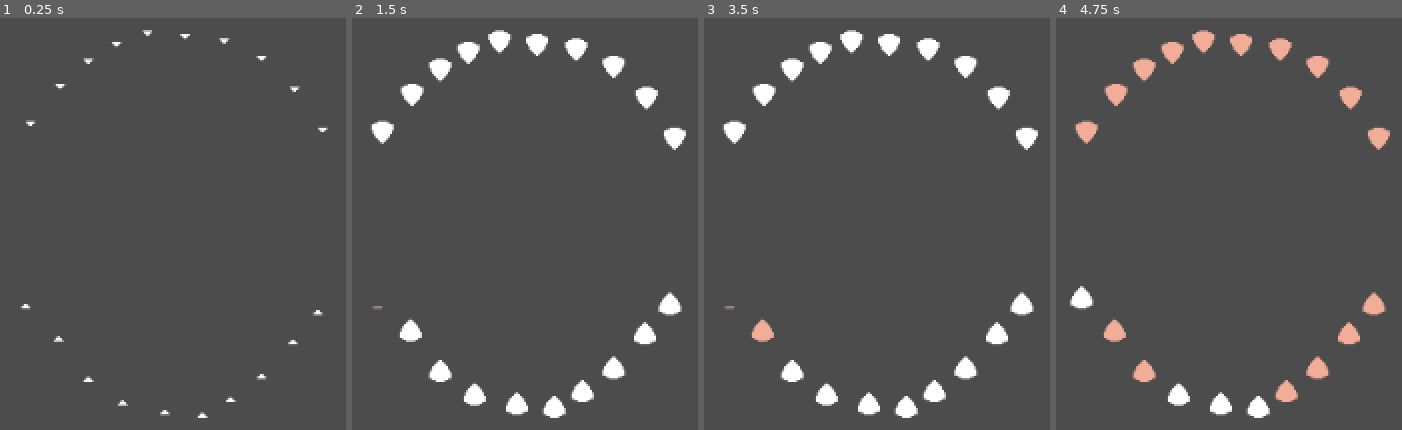
Above: before the commit, frames 1-4 (left to right).
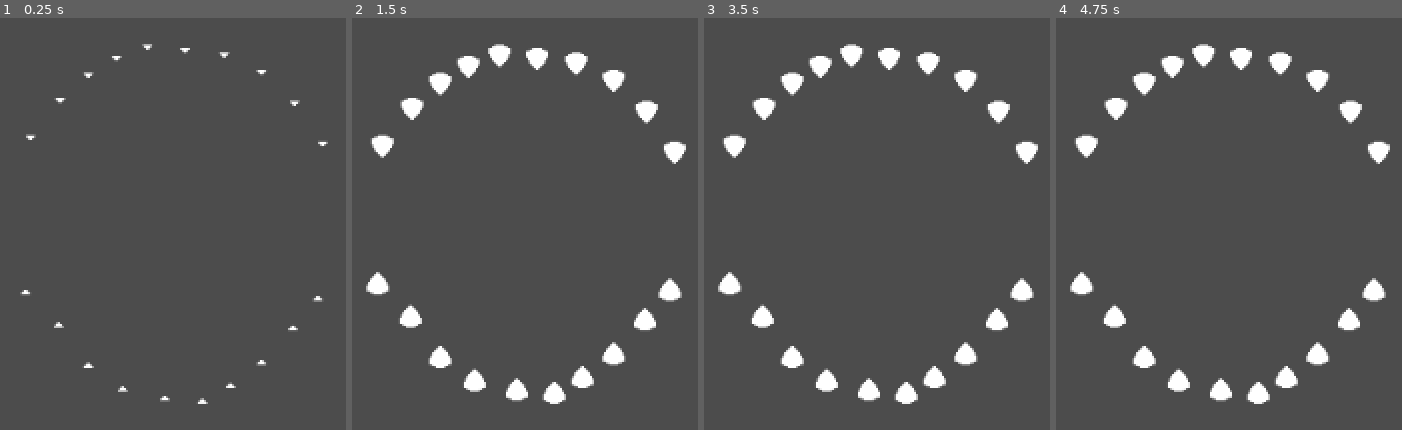
Above: after the commit, the same moments.

Repository: dojeda1/SharkTooth
Game: Godot game, scene res://World.tscn
Same seed, same stepped clock (60 frames per second), same inputs: the game is played once before the commit and once after it.
Inputs (mouse positions are in pixels of both pictures, inside the frame that each line leads up to):
- Up to frame 1 (0.25 s): no input
- Up to frame 2 (1.5 s): move the mouse to (376, 298) at 0.52 s; click (376, 298) at 0.6 s; tap Enter at 1.25 s; move the mouse to (410, 331) at 1.27 s; click (410, 331) at 1.35 s
- Up to frame 3 (3.5 s): tap Space at 2 s; move the mouse to (793, 372) at 2.02 s; click (793, 372) at 2.1 s; tap Enter at 2.75 s; move the mouse to (825, 397) at 2.77 s; click (825, 397) at 2.85 s
- Up to frame 4 (4.75 s): tap Space at 3.5 s; move the mouse to (1222, 405) at 3.52 s; click (1222, 405) at 3.6 s; move the mouse to (1256, 409) at 4.27 s; click (1256, 409) at 4.35 s

The runs differ from the first frame. In frame 1, 1.2% of the frame differs, in the area x 5-95%, y 2-98%; in frame 2, 8.6%; in frame 3, 8.6%; in frame 4, 9.2%, in the area x 4-97%, y 2-98%.

Commit message:
now need to hold down mouse to clean teeth.

Diff:
--- /dev/null
+++ b/State.gd
@@ -0,0 +1,23 @@
+extends Node
+
+
+var gadget = 'brush'
+var bad_teeth = 0
+
+var score = 0
+
+# Called when the node enters the scene tree for the first time.
+func _ready():
+  pass # Replace with function body.
+
+func add_bad_teeth(amount):
+  bad_teeth += amount
+  print('bad_teeth:' + str(bad_teeth))
+
+func sub_bad_teeth(amount):
+  bad_teeth -= amount
+  print('bad_teeth:' + str(bad_teeth))
+
+# Called every frame. 'delta' is the elapsed time since the previous frame.
+#func _process(delta):
+#  pass
--- a/Tooth.gd
+++ b/Tooth.gd
@@ -5,26 +5,38 @@
 # var a = 2
 # var b = "text"
 export var is_dead = false
+export var is_dirty = false
+var is_active = false
 export var state = "empty"
 
 onready var ap = $"%AnimationPlayer"
+onready var wiggle_ap = $"%WiggleAnimationPlayer"
+onready var init_rot_timer = $"%InitRotTimer"
 onready var rot_timer = $"%RotTimer"
-
+onready var brush_timer = $"%BrushTimer"
+onready var pull_timer = $"%PullTImer"
 
 # Called when the node enters the scene tree for the first time.
 func _ready():
+  wiggle_ap.play("idle")
   next_state()
   pass # Replace with function body.
 
 
 # Called every frame. 'delta' is the elapsed time since the previous frame.
 #func _process(delta):
-#  pass
+#  if (Input.is_action_just_released("mouse_click")):
+#    reset_tooth()
+func init_rot():
+  init_rot_timer.start(0)
 
 func grow():
   ap.play("grow")
 
 func idle():
+  is_dirty = false
+  init_rot()
+  rot_timer.stop()
   ap.play("idle")
 
 func empty():
@@ -32,43 +44,64 @@
   ap.play("empty")
 
 func dirty_1():
+  is_dirty = true
   ap.play("dirty_1")
 
 func dirty_2():
+  is_dirty = true
   ap.play("dirty_2")
 
 func dirty_3():
+  is_dirty = true
   ap.play("dirty_3")
 
 func rotted():
   is_dead = true
   rot_timer.stop()
+  State.add_bad_teeth(1)
   ap.play("rotted")
 
 func remove():
+  is_dead = false
+  State.sub_bad_teeth(1)
   ap.play("remove")
 
-func _on_Tooth_input_event(viewport, event, shape_idx):
-    if (event is InputEventMouseButton && event.pressed):
-        print("Clicked " + self.name + " dead:" + str(is_dead))
-        if !is_dead:
-          clean_tooth()
-        else:
-          pull_tooth()
+func attempt_clean():
+    if !is_dead:
+      begin_brush()
+    else:
+      begin_pull()
 
+func reset_tooth():
+  wiggle_ap.play("idle")
+  pull_timer.stop()
+  brush_timer.stop()
+  rot_timer.start(0)
 
 func clean_tooth():
-  state = 'idle'
-  rot_timer.start(0)
-  idle()
+  if is_active:
+    attempt_clean()
+  else:
+    if state == "idle":
+      rot_timer.start(0)
+    else:
+      init_rot()
+  prev_state()
 
 func pull_tooth():
   state = "empty"
-  is_dead = false
   remove()
 
+func begin_brush():
+  brush_timer.start(0)
+  wiggle_ap.play("wiggle_small")
+
+func begin_pull():
+  wiggle_ap.play("wiggle_large")
+  pull_timer.start(0)
+
 func next_state():
-  print(state)
+#  print(state)
   if state == "empty":
     state = "grow"
     grow()
@@ -91,8 +124,53 @@
 #    state = "empty"
     pass
 
+func prev_state():
+  if state == "dirty_3":
+    state = "dirty_2"
+    dirty_2()
+  elif state == "dirty_2":
+    state = "dirty_1"
+    dirty_1()
+  elif state == "dirty_1":
+    state = "idle"
+    idle()
+
+func _on_Tooth_input_event(viewport, event, shape_idx):
+  if (event is InputEventMouseButton && event.pressed):
+    is_active = true
+    rot_timer.stop()
+    print("Clicked " + self.name + " dead:" + str(is_dead))
+    attempt_clean()
+  elif (event is InputEventMouseButton && !event.pressed && is_active):
+    is_active = false
+    print('release')
+    reset_tooth()
+
+func _on_Tooth_mouse_exited():
+  if is_active:
+    is_active = false
+    print('exited')
+    reset_tooth()
+  pass # Replace with function body.
 
 
 func _on_RotTimer_timeout():
   next_state()
   pass # Replace with function body.
+
+
+func _on_BrushTimer_timeout():
+  wiggle_ap.play("idle")
+  clean_tooth()
+  pass # Replace with function body.
+
+
+func _on_PullTImer_timeout():
+  wiggle_ap.play("idle")
+  pull_tooth()
+  pass # Replace with function body.
+
+
+func _on_InitRotTimer_timeout():
+  rot_timer.start(0)
+  pass # Replace with function body.
--- a/Tooth.tscn
+++ b/Tooth.tscn
@@ -167,15 +167,65 @@
 "values": [ 8 ]
 }
 
+[sub_resource type="Animation" id=10]
+resource_name = "idle"
+tracks/0/type = "value"
+tracks/0/path = NodePath("Sprite:position")
+tracks/0/interp = 1
+tracks/0/loop_wrap = true
+tracks/0/imported = false
+tracks/0/enabled = true
+tracks/0/keys = {
+"times": PoolRealArray( 0 ),
+"transitions": PoolRealArray( 1 ),
+"update": 0,
+"values": [ Vector2( 0, 0 ) ]
+}
+
+[sub_resource type="Animation" id=12]
+resource_name = "wiggle_large"
+length = 0.4
+loop = true
+tracks/0/type = "value"
+tracks/0/path = NodePath("Sprite:position")
+tracks/0/interp = 1
+tracks/0/loop_wrap = true
+tracks/0/imported = false
+tracks/0/enabled = true
+tracks/0/keys = {
+"times": PoolRealArray( 0, 0.1, 0.2, 0.3 ),
+"transitions": PoolRealArray( 1, 1, 1, 1 ),
+"update": 1,
+"values": [ Vector2( -2, 0 ), Vector2( 2, 0 ), Vector2( -2, 0 ), Vector2( 2, 0 ) ]
+}
+
+[sub_resource type="Animation" id=11]
+resource_name = "wiggle_small"
+length = 0.4
+loop = true
+tracks/0/type = "value"
+tracks/0/path = NodePath("Sprite:position")
+tracks/0/interp = 1
+tracks/0/loop_wrap = true
+tracks/0/imported = false
+tracks/0/enabled = true
+tracks/0/keys = {
+"times": PoolRealArray( 0, 0.2 ),
+"transitions": PoolRealArray( 1, 1 ),
+"update": 1,
+"values": [ Vector2( -1, 0 ), Vector2( 1, 0 ) ]
+}
+
 [node name="Tooth" type="Area2D"]
 script = ExtResource( 2 )
 
 [node name="Sprite" type="Sprite" parent="."]
 texture = ExtResource( 1 )
+offset = Vector2( 0, -9 )
 hframes = 17
+frame = 4
 
 [node name="CollisionShape2D" type="CollisionShape2D" parent="."]
-position = Vector2( 0, 10 )
 shape = SubResource( 1 )
 
 [node name="AnimationPlayer" type="AnimationPlayer" parent="."]
@@ -189,10 +239,36 @@
 anims/remove = SubResource( 9 )
 anims/rotted = SubResource( 8 )
 
-[node name="RotTimer" type="Timer" parent="."]
-unique_name_in_owner = true
-wait_time = 2.0
-autostart = true
+[node name="WiggleAnimationPlayer" type="AnimationPlayer" parent="."]
+unique_name_in_owner = true
+anims/idle = SubResource( 10 )
+anims/wiggle_large = SubResource( 12 )
+anims/wiggle_small = SubResource( 11 )
+
+[node name="Timers" type="Node" parent="."]
+
+[node name="RotTimer" type="Timer" parent="Timers"]
+unique_name_in_owner = true
+wait_time = 5.0
+
+[node name="BrushTimer" type="Timer" parent="Timers"]
+unique_name_in_owner = true
+wait_time = 0.4
+one_shot = true
+
+[node name="PullTImer" type="Timer" parent="Timers"]
+unique_name_in_owner = true
+wait_time = 1.2
+one_shot = true
+
+[node name="InitRotTimer" type="Timer" parent="Timers"]
+unique_name_in_owner = true
+wait_time = 8.0
+one_shot = true
 
 [connection signal="input_event" from="." to="." method="_on_Tooth_input_event"]
-[connection signal="timeout" from="RotTimer" to="." method="_on_RotTimer_timeout"]
+[connection signal="mouse_exited" from="." to="." method="_on_Tooth_mouse_exited"]
+[connection signal="timeout" from="Timers/RotTimer" to="." method="_on_RotTimer_timeout"]
+[connection signal="timeout" from="Timers/BrushTimer" to="." method="_on_BrushTimer_timeout"]
+[connection signal="timeout" from="Timers/PullTImer" to="." method="_on_PullTImer_timeout"]
+[connection signal="timeout" from="Timers/InitRotTimer" to="." method="_on_InitRotTimer_timeout"]
--- a/project.godot
+++ b/project.godot
@@ -13,6 +13,10 @@
 config/name="SkarkTooth"
 run/main_scene="res://World.tscn"
 config/icon="res://icon.png"
+
+[autoload]
+
+State="*res://State.gd"
 
 [display]
 
@@ -47,6 +51,14 @@
 "svg/scale": 1.0
 }
 
+[input]
+
+mouse_click={
+"deadzone": 0.5,
+"events": [ Object(InputEventMouseButton,"resource_local_to_scene":false,"resource_name":"","device":0,"alt":false,"shift":false,"control":false,"meta":false,"command":false,"button_mask":0,"position":Vector2( 0, 0 ),"global_position":Vector2( 0, 0 ),"factor":1.0,"button_index":1,"pressed":false,"doubleclick":false,"script":null)
+ ]
+}
+
 [physics]
 
 common/enable_pause_aware_picking=true
Not shown: 1 places in Tooth.tscn that only renumber resources
